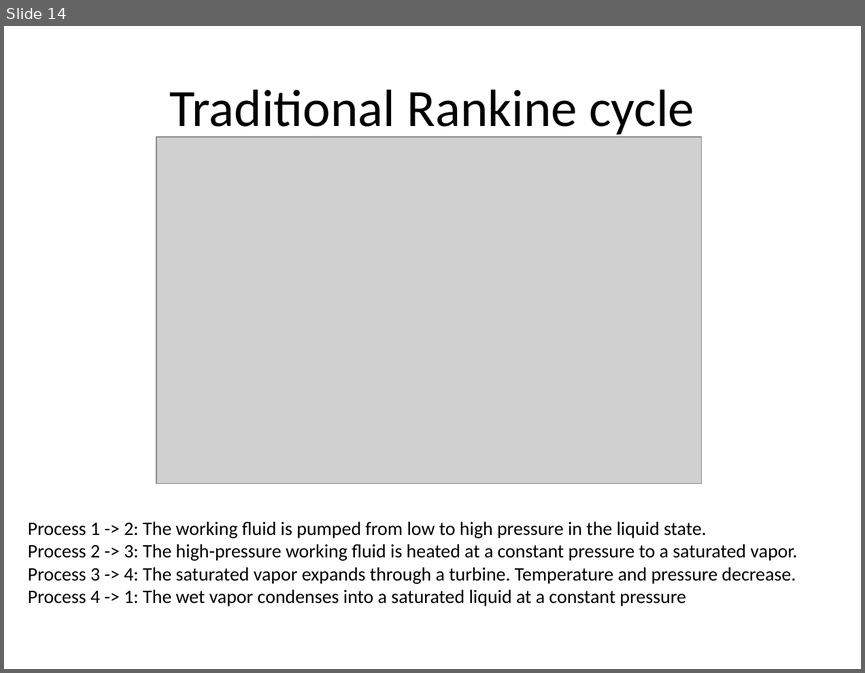
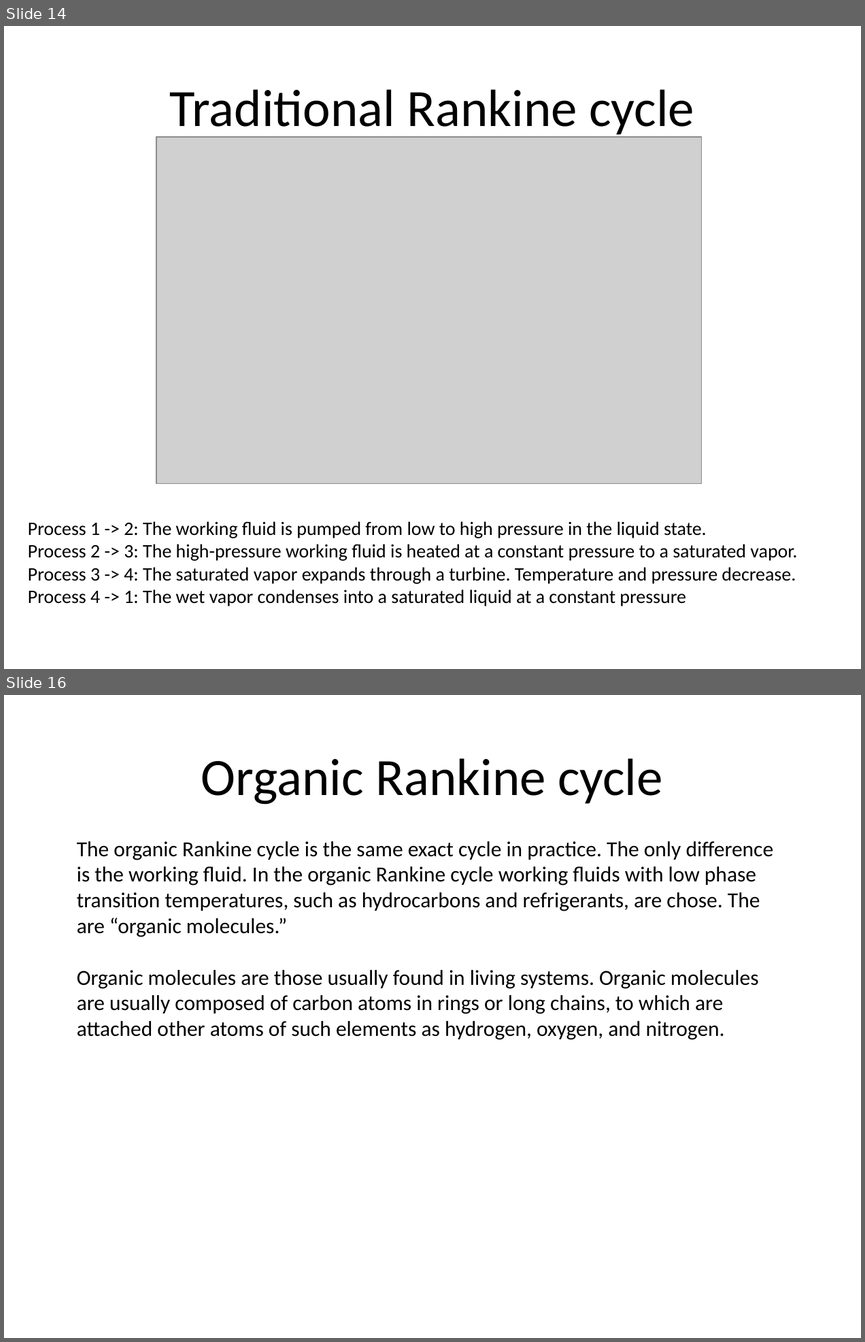
Before and after one commit to gmclapp/Masters_Thesis, a slide deck: Proposal/Proposal presentation.pptx. Shown one above the other, each under a label of ours: slide 14 before the commit, slides 14 and 16 after it; the slides between them are not shown. The pictures are 865x673 and 865x1342 pixels, drawn with LibreOffice and Linux fonts; fonts in the diff are those of the drawing; grey boxes stand for pictures; background and template pictures are left out. Boxes give left, top, right and bottom in pixels: in the first picture for what was removed or moved away, otherwise in the second. Text is boxed around its words. In the diff, an @@ line names an element or a change of style, - is before the commit and + after.

```diff
--- a/Proposal/Proposal presentation.pptx
+++ b/Proposal/Proposal presentation.pptx
@@ slide 16 added at (4, 695, 861, 1338), background picture (left out) @@
@@ title added at (201, 758, 663, 804), 44 pt, text #000000 @@
+Organic Rankine cycle
@@ text added at (77, 841, 774, 1040), 18 pt, text #000000 @@
+The organic Rankine cycle is the same exact cycle in practice. The only difference is the working fluid. In the organic Rankine cycle working fluids with low phase transition temperatures, such as hydrocarbons and refrigerants, are chose. The are “organic molecules.”
+Organic molecules are those usually found in living systems. Organic molecules are usually composed of carbon atoms in rings or long chains, to which are attached other atoms of such elements as hydrogen, oxygen, and nitrogen.
```
Also in this commit, not shown: 17 slides changed, 11 other slides added, 1 slide removed, 1 other file.
